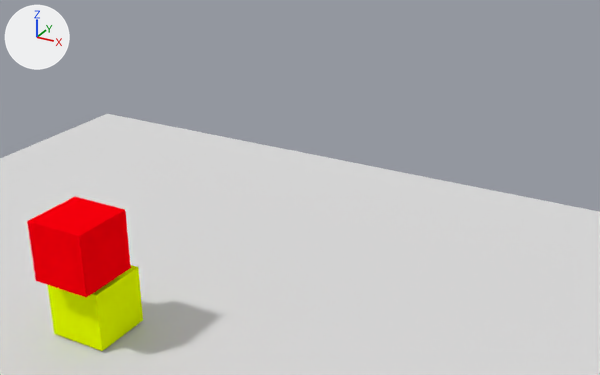
The Blender file blender_project/blocks_world4.blend: old version first, new version second.
Before and after are seen from a 50 mm camera at (7.56, -9.0, 7.57) aimed at (1.63, 1.78, 2.18). The axes (+X, +Y, +Z) are drawn at upper left. The lights are the same throughout.

The first picture shows 'plane', 'red_cube', 'yellow_cube'.
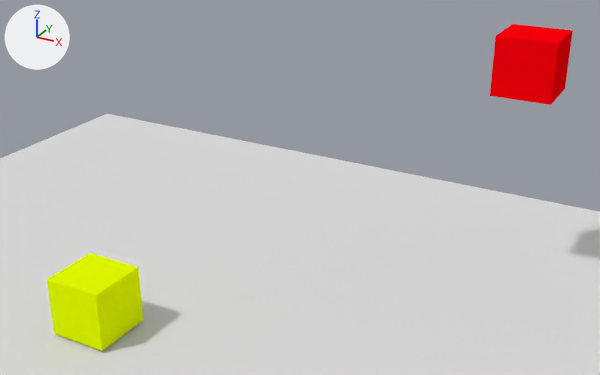
What differs and where, as boxes [x1, y1, x2, y2] in the pictures (600 x 375 px):
'red_cube', moved
    before: [27, 197, 131, 297]
    after: [490, 24, 573, 105]

What the commit changed:
Object 'red_cube' (ob_red_cube) moves from (-0.71, -0.83, 1.74) to (4.43, 4.61, 3.93).
